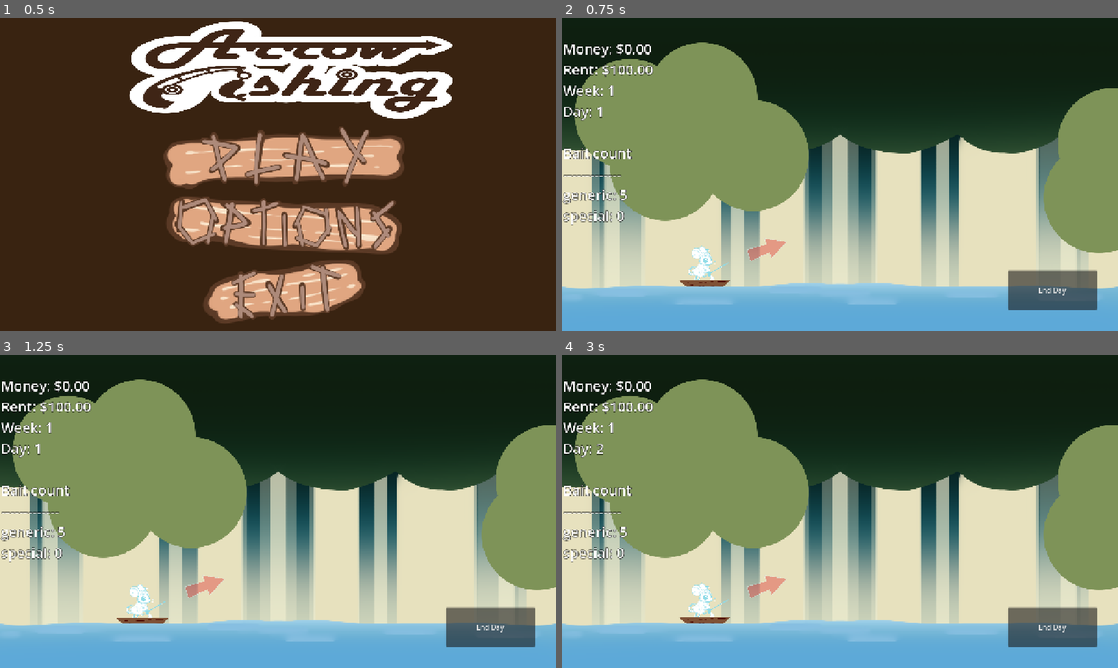
Above: before the commit, frames 1-4 (two rows, left to right).
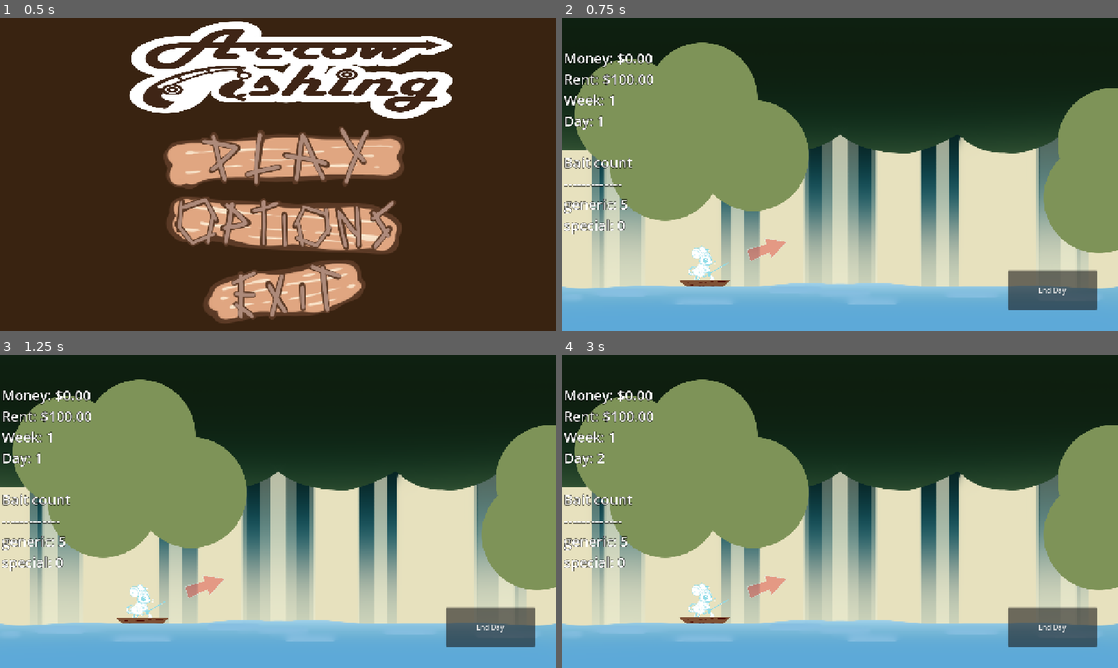
Above: after the commit, the same moments.

Repository: Meoah/Team-Awesome
Game: Godot game, scene res://scenes/default.tscn
Same seed, same stepped clock (60 frames per second), same inputs: the game is played once before the commit and once after it.
Inputs (mouse positions are in pixels of both pictures, inside the frame that each line leads up to):
- Up to frame 1 (0.5 s): no input
- Up to frame 2 (0.75 s): click (845, 158) at 0.5 s
- Up to frame 3 (1.25 s): no input
- Up to frame 4 (3 s): click "End Day" at 1.25 s; click "Buy Bait x10 Cost: $15" at 2 s; click "Go to bed" at 2.75 s

Frame 1 is identical in both runs. In frame 2, 3.1% of the frame differs, in the area x 0-17%, y 8-70%; in frame 3, 3.1%; in frame 4, 3.1%.

Commit message:
Fixed up how money is added

Diff:
--- a/scenes/game/daytime_main.tscn
+++ b/scenes/game/daytime_main.tscn
@@ -202,10 +202,10 @@
 
 [node name="Info" type="Label" parent="HUD"]
 layout_mode = 0
-offset_left = 2.0
-offset_top = 48.0
-offset_right = 185.0
-offset_bottom = 93.0
+offset_left = 4.0
+offset_top = 70.0
+offset_right = 187.0
+offset_bottom = 115.0
 text = "placeholder"
 label_settings = ExtResource("10_3kam8")
 
--- a/scripts/game/nighttime_main.gd
+++ b/scripts/game/nighttime_main.gd
@@ -23,6 +23,7 @@
 
 func _ready() -> void:
 	scavange = 0
+	_sell_all_fish()
 	if SystemData.get_day() == 5:
 		$Sleep.text = "Pay rent or die"
 
@@ -52,6 +53,9 @@
 
 	info.text = info_string
 
+func _sell_all_fish() -> void:
+	SystemData._transfer_money()
+	SystemData._clear_fish_inventory()
 
 func _on_ded_pressed():
 	SystemData._reset_all()
--- a/scripts/system/system_data.gd
+++ b/scripts/system/system_data.gd
@@ -5,6 +5,7 @@
 
 # Variables
 var player_money : float = 0.0
+var delayed_money : float = 0.0
 var day : int = 1
 var fish_inventory : Dictionary = {} # {fish_id : int = count : int}
 var bait_inventory : Dictionary = {
@@ -34,13 +35,24 @@
 ## Money methods
 func _set_money(money : float) -> void : player_money = money
 func get_money() -> float : return player_money
+func get_waiting_money() -> float : return delayed_money
 func _add_money(money : float) -> void : player_money += money
-func _reset_money() -> void : player_money = 0.0
+func _add_money_delay(money : float) -> void : delayed_money += money
+func _reset_money() -> void:
+	player_money = 0.0
+	delayed_money = 0.0
+
+# Attempts to spend money. Returns false if not enough.
 func spend_money(cost : float) -> bool:
 	if cost > player_money:
 		return false
 	player_money -= cost
 	return true
+
+# Moves all delayed_money to player_money.
+func _transfer_money() -> void:
+	player_money += delayed_money
+	delayed_money = 0.0
 
 ## Week and day methods. Five days in a week.
 func _set_day(input_day : int) -> void : day = input_day
@@ -81,10 +93,14 @@
 	return 0
 
 # Returns the total inventory value.
+# TODO: While this works, we might not need this, as we have modifiers to money gain, it
+#		is currently easier to just put in the modified money directly after catching it.
+#		However, there is a case to be made to use this for counting specifically base values.
+#		Either use the base values for something or delete this function later.
 func get_total_inventory_value() -> float:
 	var total : float = 0
 	for fish in fish_inventory.keys():
-		var stack_value = fish.fish_price * fish_inventory[fish]
+		var stack_value = FishData.FISH_ID[fish]["value"] * fish_inventory[fish]
 		total += stack_value
 	return total
 
--- a/scripts/ui/fish_minigame/arrows.gd
+++ b/scripts/ui/fish_minigame/arrows.gd
@@ -217,6 +217,7 @@
 		elif varied_obscured:
 			current_value = current_value * 1.75
 		input_string.set_text(current_name + "\n Weight: " + str(current_weight) + "\n Value: " + str(current_value))
+		SystemData._add_money_delay(current_value)
 		SystemData._add_fish(chosen_fish_id)
 		await get_tree().create_timer(3).timeout
 		PlayManager.request_catching_state()
